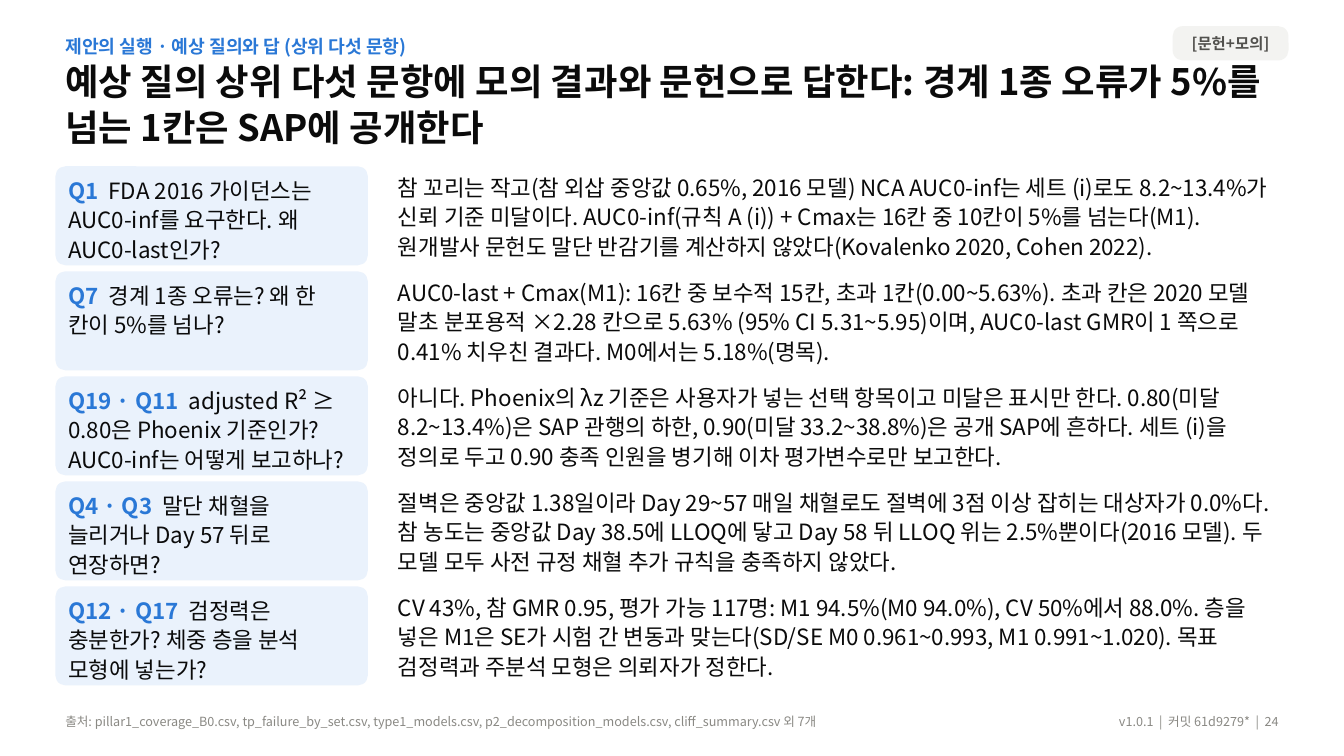
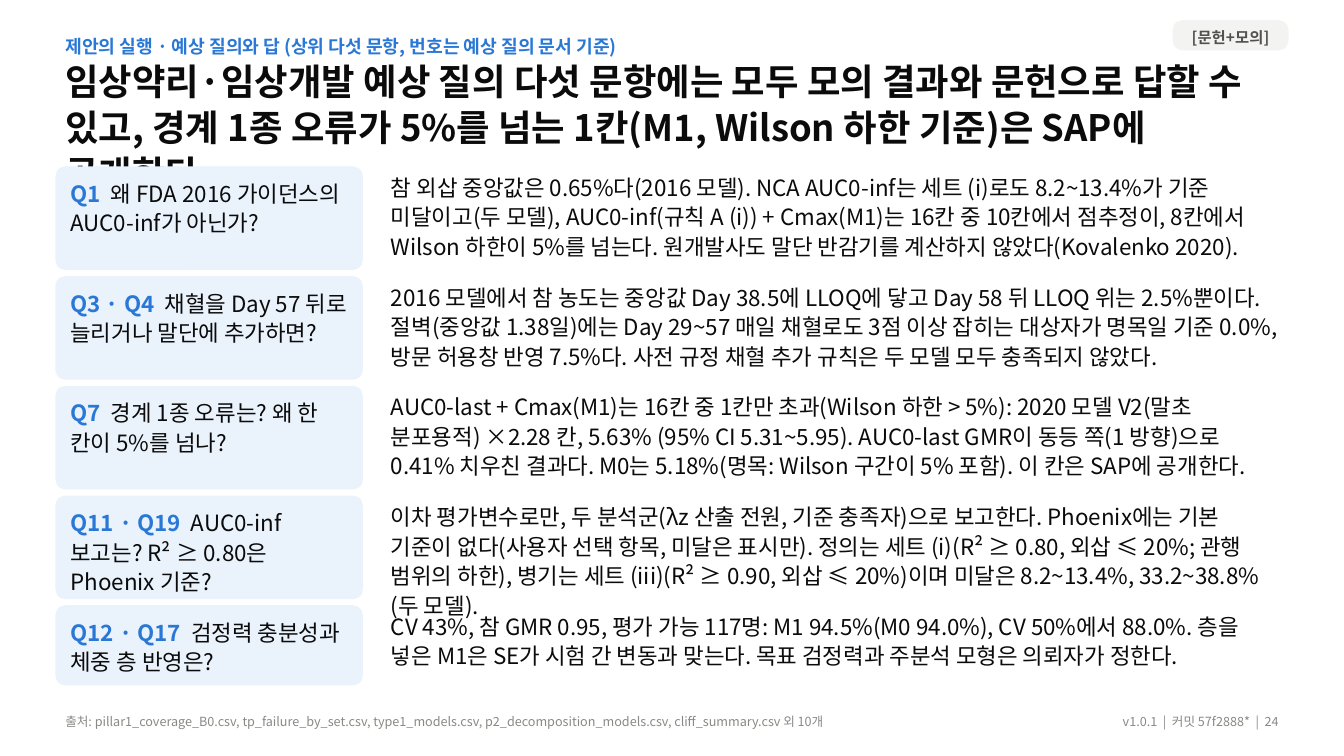
Before and after one commit to DHKQSP/dupilumab-sim, a slide deck: slide 24 of reports/deck/dupilumab_endpoint_results_v1.0.1.pptx. Drawn at 1344x756 pixels with LibreOffice and Linux fonts; fonts in the diff are those of the drawing. Boxes give left, top, right and bottom in pixels: in the first picture for what was removed or moved away, otherwise in the second. Text is boxed around its words. In the diff, an @@ line names an element or a change of style, - is before the commit and + after.

```diff
--- a/reports/deck/dupilumab_endpoint_results_v1.0.1.pptx
+++ b/reports/deck/dupilumab_endpoint_results_v1.0.1.pptx
@@ rounded rectangle "[문헌+모의]": place and size @@
-rounded rectangle "[문헌+모의]" at [1173, 26, 1289, 60]
+rounded rectangle "[문헌+모의]" at [1173, 20, 1289, 50]
@@ text at [65, 37, 616, 57]: text changed @@
-제안의 실행 · 예상 질의와 답 (상위 다섯 문항)
+제안의 실행 · 예상 질의와 답 (상위 다섯 문항, 번호는 예상 질의 문서 기준)
@@ text at [65, 64, 1241, 149]: text changed @@
-예상 질의 상위 다섯 문항에 모의 결과와 문헌으로 답한다: 경계 1종 오류가 5%를 넘는 1칸은 SAP에 공개한다
+임상약리·임상개발 예상 질의 다섯 문항에는 모두 모의 결과와 문헌으로 답할 수 있고, 경계 1종 오류가 5%를 넘는 1칸(M1, Wilson 하한 기준)은 SAP에 공개한다
@@ rounded rectangle "Q1 왜 FDA 2016 가이던스의 ...": place and size @@
-rounded rectangle "Q1 왜 FDA 2016 가이던스의 ..." at [55, 166, 368, 265]
+rounded rectangle "Q1 왜 FDA 2016 가이던스의 ..." at [55, 166, 363, 270]
@@ text at [391, 177, 1245, 260]: text changed @@
-참 꼬리는 작고(참 외삽 중앙값 0.65%, 2016 모델) NCA AUC0‑inf는 세트 (i)로도 8.2~13.4%가 신뢰 기준 미달이다. AUC0‑inf(규칙 A (i)) + Cmax는 16칸 중 10칸이 5%를 넘는다(M1). 원개발사 문헌도 말단 반감기를 계산하지 않았다(Kovalenko 2020, Cohen 2022).
+참 외삽 중앙값은 0.65%다(2016 모델). NCA AUC0‑inf는 세트 (i)로도 8.2~13.4%가 기준 미달이고(두 모델), AUC0‑inf(규칙 A (i)) + Cmax(M1)는 16칸 중 10칸에서 점추정이, 8칸에서 Wilson 하한이 5%를 넘는다. 원개발사도 말단 반감기를 계산하지 않았다(Kovalenko 2020).
@@ text in rounded rectangle at [70, 183, 340, 233]: text changed @@
-Q1 FDA 2016 가이던스는 AUC0‑inf를 요구한다. 왜 AUC0‑last인가?
+Q1 왜 FDA 2016 가이던스의 AUC0‑inf가 아닌가?
@@ rounded rectangle added at [55, 276, 363, 380], fill #EAF2FC, 16 pt, text #0B0B0B @@
+Q3 · Q4 채혈을 Day 57 뒤로 늘리거나 말단에 추가하면?
@@ text at [391, 287, 1278, 367]: text changed @@
-AUC0‑last + Cmax(M1): 16칸 중 보수적 15칸, 초과 1칸(0.00~5.63%). 초과 칸은 2020 모델 말초 분포용적 ×2.28 칸으로 5.63% (95% CI 5.31~5.95)이며, AUC0‑last GMR이 1 쪽으로 0.41% 치우친 결과다. M0에서는 5.18%(명목).
+2016 모델에서 참 농도는 중앙값 Day 38.5에 LLOQ에 닿고 Day 58 뒤 LLOQ 위는 2.5%뿐이다. 절벽(중앙값 1.38일)에는 Day 29~57 매일 채혈로도 3점 이상 잡히는 대상자가 명목일 기준 0.0%, 방문 허용창 반영 7.5%다. 사전 규정 채혈 추가 규칙은 두 모델 모두 충족되지 않았다.
@@ rounded rectangle "Q7 경계 1종 오류는? 왜 ...": place and size @@
-rounded rectangle "Q7 경계 1종 오류는? 왜 ..." at [55, 271, 368, 370]
+rounded rectangle "Q7 경계 1종 오류는? 왜 ..." at [55, 386, 363, 490]
@@ rounded rectangle removed at [55, 376, 368, 475] @@
-Q19 · Q11 adjusted R² ≥ 0.80은 Phoenix 기준인가? AUC0‑inf는 어떻게 보고하나?
@@ text at [391, 396, 1245, 479]: text changed @@
-아니다. Phoenix의 λz 기준은 사용자가 넣는 선택 항목이고 미달은 표시만 한다. 0.80(미달 8.2~13.4%)은 SAP 관행의 하한, 0.90(미달 33.2~38.8%)은 공개 SAP에 흔하다. 세트 (i)을 정의로 두고 0.90 충족 인원을 병기해 이차 평가변수로만 보고한다.
+AUC0‑last + Cmax(M1)는 16칸 중 1칸만 초과(Wilson 하한 > 5%): 2020 모델 V2(말초 분포용적) ×2.28 칸, 5.63% (95% CI 5.31~5.95). AUC0‑last GMR이 동등 쪽(1 방향)으로 0.41% 치우친 결과다. M0는 5.18%(명목: Wilson 구간이 5% 포함). 이 칸은 SAP에 공개한다.
@@ proportions changed in 5 elements at [1173, 20, 1289, 50], [55, 166, 363, 270], [55, 605, 363, 686], [55, 386, 363, 490], [55, 496, 363, 600] @@
@@ rounded rectangle "Q11 · Q19 AUC0‑inf 보고는? ...": place and size @@
-rounded rectangle "Q11 · Q19 AUC0‑inf 보고는? ..." at [55, 482, 368, 581]
+rounded rectangle "Q11 · Q19 AUC0‑inf 보고는? ..." at [55, 496, 363, 600]
@@ text at [391, 506, 1259, 589]: text changed @@
-절벽은 중앙값 1.38일이라 Day 29~57 매일 채혈로도 절벽에 3점 이상 잡히는 대상자가 0.0%다. 참 농도는 중앙값 Day 38.5에 LLOQ에 닿고 Day 58 뒤 LLOQ 위는 2.5%뿐이다(2016 모델). 두 모델 모두 사전 규정 채혈 추가 규칙을 충족하지 않았다.
+이차 평가변수로만, 두 분석군(λz 산출 전원, 기준 충족자)으로 보고한다. Phoenix에는 기본 기준이 없다(사용자 선택 항목, 미달은 표시만). 정의는 세트 (i)(R² ≥ 0.80, 외삽 ≤ 20%; 관행 범위의 하한), 병기는 세트 (iii)(R² ≥ 0.90, 외삽 ≤ 20%)이며 미달은 8.2~13.4%, 33.2~38.8%(두 모델).
@@ text in rounded rectangle at [70, 513, 282, 592]: text changed @@
-Q4 · Q3 말단 채혈을 늘리거나 Day 57 뒤로 연장하면?
+Q11 · Q19 AUC0‑inf 보고는? R² ≥ 0.80은 Phoenix 기준?
@@ rounded rectangle "Q12 · Q17 검정력 충분성과 ...": place and size @@
-rounded rectangle "Q12 · Q17 검정력 충분성과 ..." at [55, 587, 368, 686]
+rounded rectangle "Q12 · Q17 검정력 충분성과 ..." at [55, 605, 363, 686]
@@ text in rounded rectangle at [70, 622, 340, 672]: text changed @@
-Q12 · Q17 검정력은 충분한가? 체중 층을 분석 모형에 넣는가?
+Q12 · Q17 검정력 충분성과 체중 층 반영은?
@@ text at [391, 612, 1239, 666]: text changed @@
-CV 43%, 참 GMR 0.95, 평가 가능 117명: M1 94.5%(M0 94.0%), CV 50%에서 88.0%. 층을 넣은 M1은 SE가 시험 간 변동과 맞는다(SD/SE M0 0.961~0.993, M1 0.991~1.020). 목표 검정력과 주분석 모형은 의뢰자가 정한다.
+CV 43%, 참 GMR 0.95, 평가 가능 117명: M1 94.5%(M0 94.0%), CV 50%에서 88.0%. 층을 넣은 M1은 SE가 시험 간 변동과 맞는다. 목표 검정력과 주분석 모형은 의뢰자가 정한다.
@@ text at [65, 715, 824, 729]: text changed @@
-출처: pillar1_coverage_B0.csv, tp_failure_by_set.csv, type1_models.csv, p2_decomposition_models.csv, cliff_summary.csv 외 7개
+출처: pillar1_coverage_B0.csv, tp_failure_by_set.csv, type1_models.csv, p2_decomposition_models.csv, cliff_summary.csv 외 10개
@@ text at [1123, 715, 1279, 727]: text changed @@
-v1.0.1 | 커밋 61d9279* | 24
+v1.0.1 | 커밋 57f2888* | 24
```
Also in this commit, not shown: 31 other slides changed, 21 other files.
